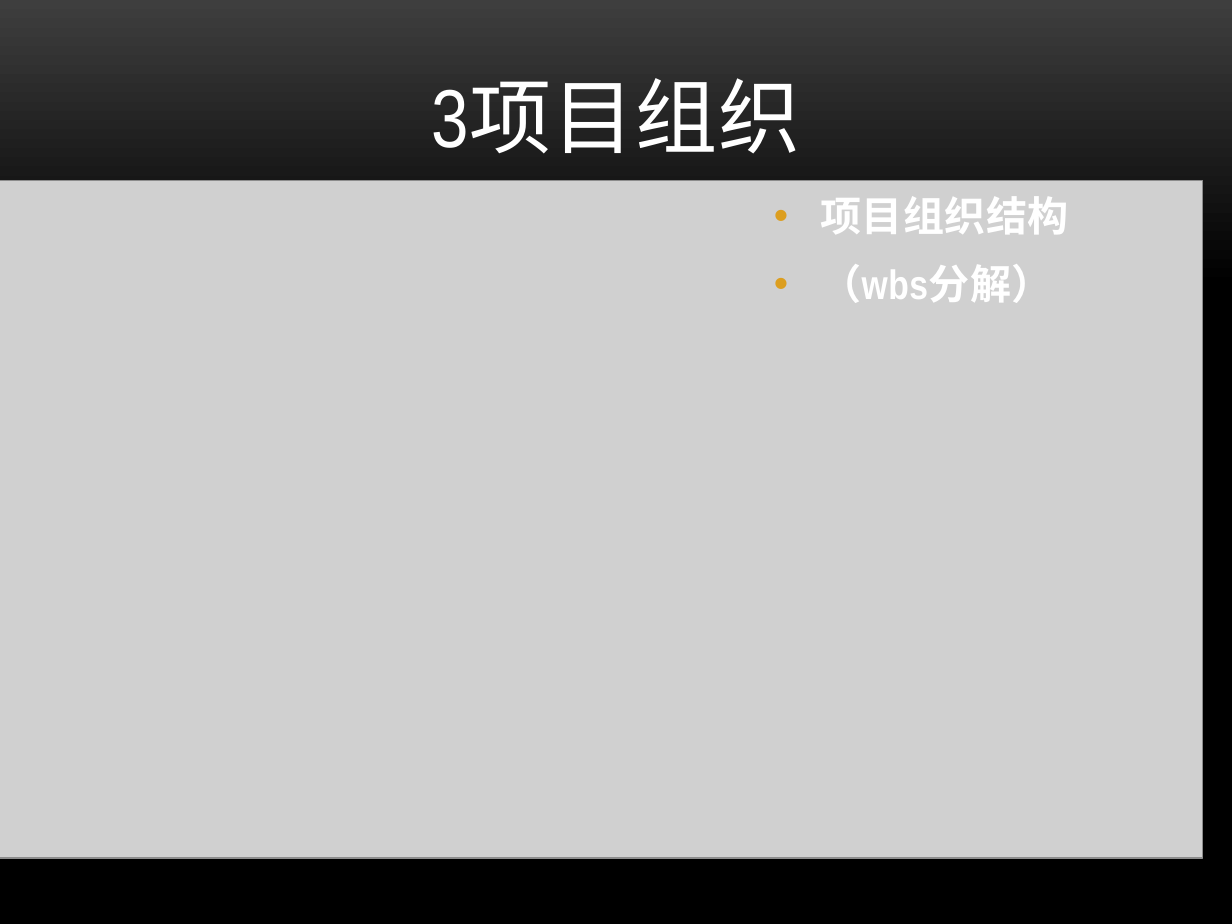
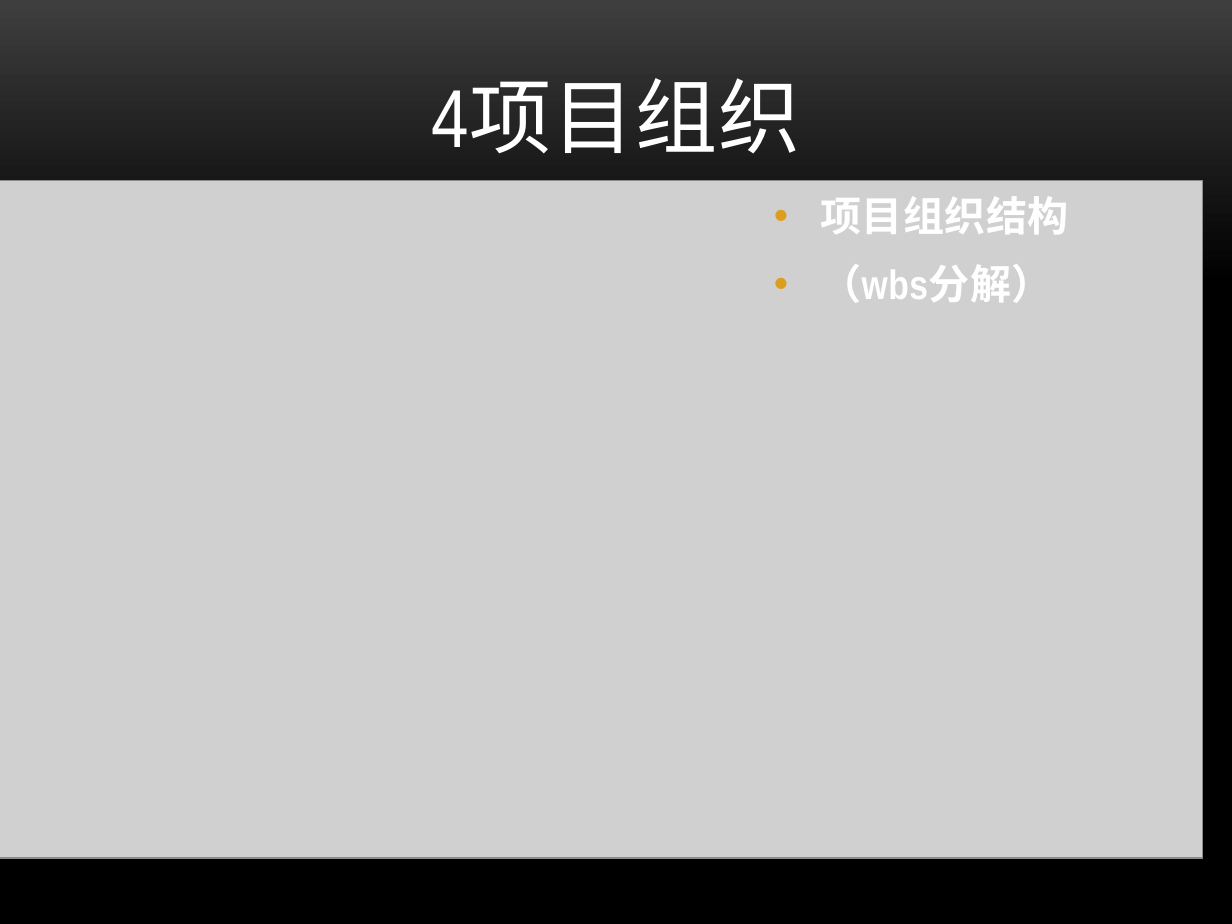
Before and after one commit to ZanebonoAlter/-, a slide deck: slide 12 of 项目计划.pptx (slide 9 before the commit). Drawn at 1232x924 pixels with LibreOffice and Linux fonts; fonts in the diff are those of the drawing; grey boxes stand for pictures; background and template pictures are left out. Boxes give left, top, right and bottom in pixels: in the first picture for what was removed or moved away, otherwise in the second. Text is boxed around its words. In the diff, an @@ line names an element or a change of style, - is before the commit and + after.

```diff
--- a/项目计划.pptx
+++ b/项目计划.pptx
@@ title at [432,80,801,153]: text changed @@
-3项目组织
+4项目组织
```
Also in this commit, not shown: 11 other slides changed, 4 slides added, 1 slide removed, 6 other files.
